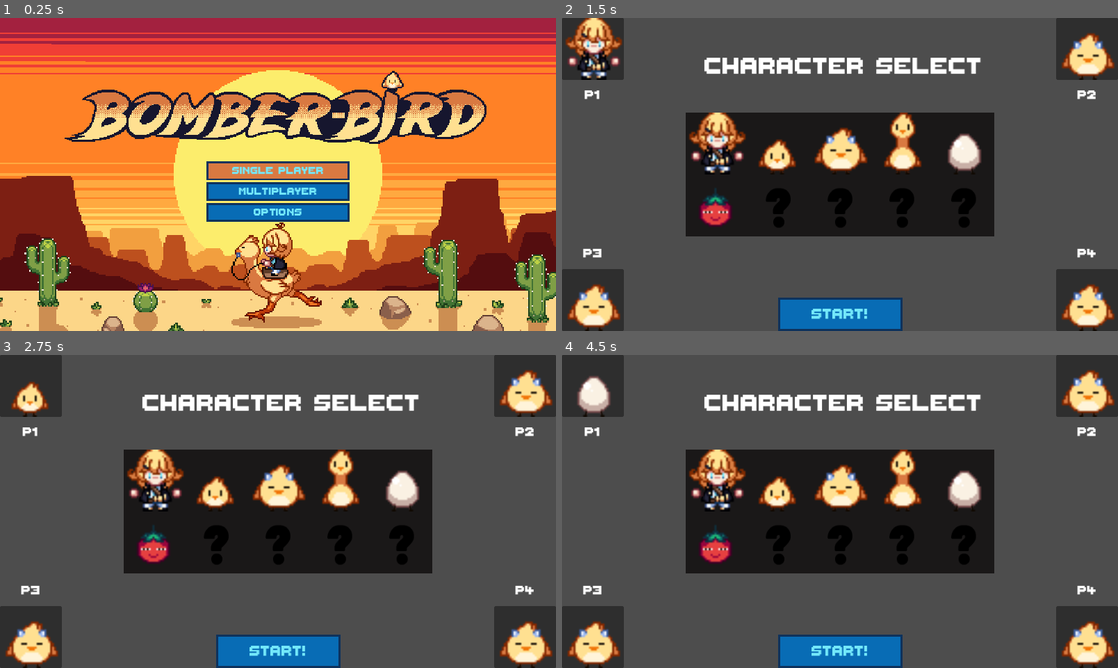
Above: before the commit, frames 1-4 (two rows, left to right).
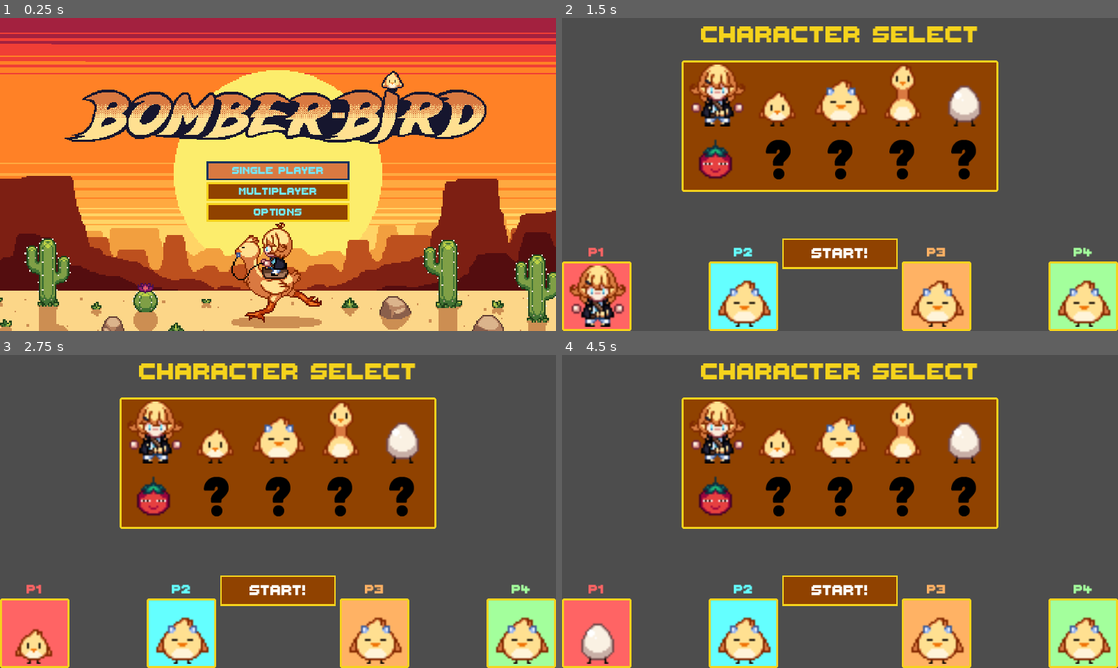
Above: after the commit, the same moments.

Repository: Dragoon-Project-Squad/bomberbird
Game: Godot game, scene res://scenes/main_menu.tscn
Two runs of this game, one before a commit and one after it. Both use one fixed random seed, a clock stepped at 60 frames per second and the inputs below. Sound files missing from this copy of the repository are replaced by a short silence.
Inputs (mouse positions are in pixels of both pictures, inside the frame that each line leads up to; where the layout moved, square brackets give the same spot in the first picture):
- Up to frame 1 (0.25 s): no input
- Up to frame 2 (1.5 s): click "Multiplayer" at 0.5 s; click (717, 96) [717, 143] at 1.25 s
- Up to frame 3 (2.75 s): click (216, 433) [216, 480] at 2 s
- Up to frame 4 (4.5 s): click (840, 433) [840, 480] at 2.75 s; click (901, 433) [901, 480] at 3.5 s; click (962, 433) [962, 480] at 4.25 s

The runs differ from the first frame. In frame 1, 2.9% of the frame differs, in the area x 37-63%, y 52-66%; in frame 2, 54%, in the area x 0-100%, y 0-100%; in frame 3, 53%; in frame 4, 54%.

Commit message:
added p1-4 themes

Diff:
--- a/assets/styles/main_menu_style.tres
+++ b/assets/styles/main_menu_style.tres
@@ -1,10 +1,10 @@
 [gd_resource type="StyleBoxFlat" format=3 uid="uid://c07q8xvjxkea6"]
 
 [resource]
-bg_color = Color(0.0313726, 0.423529, 0.709804, 1)
+bg_color = Color(0.564706, 0.258824, 0, 1)
 border_width_left = 4
 border_width_top = 4
 border_width_right = 4
 border_width_bottom = 4
-border_color = Color(0.054902, 0.196078, 0.360784, 1)
+border_color = Color(0.960784, 0.827451, 0.109804, 1)
 anti_aliasing = false
--- /dev/null
+++ b/assets/styles/p1_theme.tres
@@ -0,0 +1,42 @@
+[gd_resource type="Theme" load_steps=6 format=3 uid="uid://daiugwilpqkfb"]
+
+[ext_resource type="StyleBox" uid="uid://dah145apm30c3" path="res://assets/styles/main_menu_select_style.tres" id="1_vexle"]
+[ext_resource type="StyleBox" uid="uid://c07q8xvjxkea6" path="res://assets/styles/main_menu_style.tres" id="2_65ti6"]
+[ext_resource type="FontFile" uid="uid://do0laogygl6cd" path="res://assets/fonts/ThaleahFat.ttf" id="3_0eakr"]
+
+[sub_resource type="StyleBoxFlat" id="StyleBoxFlat_i3mhc"]
+bg_color = Color(1, 0.392157, 0.392157, 1)
+border_width_left = 4
+border_width_top = 4
+border_width_right = 4
+border_width_bottom = 4
+border_color = Color(0.960784, 0.827451, 0.109804, 1)
+corner_radius_top_left = 4
+corner_radius_top_right = 4
+corner_radius_bottom_right = 4
+corner_radius_bottom_left = 4
+
+[sub_resource type="StyleBoxFlat" id="StyleBoxFlat_wbtmv"]
+bg_color = Color(0.117647, 0.0313726, 0, 1)
+border_width_left = 4
+border_width_top = 4
+border_width_right = 4
+border_width_bottom = 4
+border_color = Color(0.960784, 0.827451, 0.109804, 1)
+corner_radius_top_left = 4
+corner_radius_top_right = 4
+corner_radius_bottom_right = 4
+corner_radius_bottom_left = 4
+
+[resource]
+Button/colors/font_color = Color(0.45098, 0.909804, 0.980392, 1)
+Button/colors/font_focus_color = Color(0.45098, 0.909804, 0.980392, 1)
+Button/colors/font_hover_color = Color(0.45098, 0.909804, 0.980392, 1)
+Button/colors/icon_normal_color = Color(0.45098, 0.909804, 0.980392, 1)
+Button/font_sizes/font_size = 32
+Button/styles/focus = ExtResource("1_vexle")
+Button/styles/hover = ExtResource("1_vexle")
+Button/styles/normal = ExtResource("2_65ti6")
+Label/fonts/font = ExtResource("3_0eakr")
+Panel/styles/panel = SubResource("StyleBoxFlat_i3mhc")
+PanelContainer/styles/panel = SubResource("StyleBoxFlat_wbtmv")
--- /dev/null
+++ b/assets/styles/p2_theme.tres
@@ -0,0 +1,43 @@
+[gd_resource type="Theme" load_steps=6 format=3 uid="uid://mgo0myhb1wa2"]
+
+[ext_resource type="StyleBox" uid="uid://dah145apm30c3" path="res://assets/styles/main_menu_select_style.tres" id="1_n8xt8"]
+[ext_resource type="StyleBox" uid="uid://c07q8xvjxkea6" path="res://assets/styles/main_menu_style.tres" id="2_4chk0"]
+[ext_resource type="FontFile" uid="uid://do0laogygl6cd" path="res://assets/fonts/ThaleahFat.ttf" id="3_1ofl6"]
+
+[sub_resource type="StyleBoxFlat" id="StyleBoxFlat_i3mhc"]
+bg_color = Color(0.392157, 1, 1, 1)
+border_width_left = 4
+border_width_top = 4
+border_width_right = 4
+border_width_bottom = 4
+border_color = Color(0.960784, 0.827451, 0.109804, 1)
+corner_radius_top_left = 4
+corner_radius_top_right = 4
+corner_radius_bottom_right = 4
+corner_radius_bottom_left = 4
+
+[sub_resource type="StyleBoxFlat" id="StyleBoxFlat_wbtmv"]
+bg_color = Color(0.117647, 0.0313726, 0, 1)
+border_width_left = 4
+border_width_top = 4
+border_width_right = 4
+border_width_bottom = 4
+border_color = Color(0.960784, 0.827451, 0.109804, 1)
+corner_radius_top_left = 4
+corner_radius_top_right = 4
+corner_radius_bottom_right = 4
+corner_radius_bottom_left = 4
+
+[resource]
+Button/colors/font_color = Color(0.45098, 0.909804, 0.980392, 1)
+Button/colors/font_focus_color = Color(0.45098, 0.909804, 0.980392, 1)
+Button/colors/font_hover_color = Color(0.45098, 0.909804, 0.980392, 1)
+Button/colors/icon_normal_color = Color(0.45098, 0.909804, 0.980392, 1)
+Button/font_sizes/font_size = 32
+Button/fonts/font = ExtResource("3_1ofl6")
+Button/styles/focus = ExtResource("1_n8xt8")
+Button/styles/hover = ExtResource("1_n8xt8")
+Button/styles/normal = ExtResource("2_4chk0")
+Label/fonts/font = ExtResource("3_1ofl6")
+Panel/styles/panel = SubResource("StyleBoxFlat_i3mhc")
+PanelContainer/styles/panel = SubResource("StyleBoxFlat_wbtmv")
--- /dev/null
+++ b/assets/styles/p3_theme.tres
@@ -0,0 +1,43 @@
+[gd_resource type="Theme" load_steps=6 format=3 uid="uid://cl8wtaydjqfvh"]
+
+[ext_resource type="FontFile" uid="uid://do0laogygl6cd" path="res://assets/fonts/ThaleahFat.ttf" id="1_15lmq"]
+[ext_resource type="StyleBox" uid="uid://dah145apm30c3" path="res://assets/styles/main_menu_select_style.tres" id="2_knduh"]
+[ext_resource type="StyleBox" uid="uid://c07q8xvjxkea6" path="res://assets/styles/main_menu_style.tres" id="3_mhklq"]
+
+[sub_resource type="StyleBoxFlat" id="StyleBoxFlat_i3mhc"]
+bg_color = Color(1, 0.698039, 0.392157, 1)
+border_width_left = 4
+border_width_top = 4
+border_width_right = 4
+border_width_bottom = 4
+border_color = Color(0.960784, 0.827451, 0.109804, 1)
+corner_radius_top_left = 4
+corner_radius_top_right = 4
+corner_radius_bottom_right = 4
+corner_radius_bottom_left = 4
+
+[sub_resource type="StyleBoxFlat" id="StyleBoxFlat_wbtmv"]
+bg_color = Color(0.117647, 0.0313726, 0, 1)
+border_width_left = 4
+border_width_top = 4
+border_width_right = 4
+border_width_bottom = 4
+border_color = Color(0.960784, 0.827451, 0.109804, 1)
+corner_radius_top_left = 4
+corner_radius_top_right = 4
+corner_radius_bottom_right = 4
+corner_radius_bottom_left = 4
+
+[resource]
+Button/colors/font_color = Color(0.45098, 0.909804, 0.980392, 1)
+Button/colors/font_focus_color = Color(0.45098, 0.909804, 0.980392, 1)
+Button/colors/font_hover_color = Color(0.45098, 0.909804, 0.980392, 1)
+Button/colors/icon_normal_color = Color(0.45098, 0.909804, 0.980392, 1)
+Button/font_sizes/font_size = 32
+Button/fonts/font = ExtResource("1_15lmq")
+Button/styles/focus = ExtResource("2_knduh")
+Button/styles/hover = ExtResource("2_knduh")
+Button/styles/normal = ExtResource("3_mhklq")
+Label/fonts/font = ExtResource("1_15lmq")
+Panel/styles/panel = SubResource("StyleBoxFlat_i3mhc")
+PanelContainer/styles/panel = SubResource("StyleBoxFlat_wbtmv")
--- /dev/null
+++ b/assets/styles/p4_theme.tres
@@ -0,0 +1,43 @@
+[gd_resource type="Theme" load_steps=6 format=3 uid="uid://cli1h01aks14k"]
+
+[ext_resource type="FontFile" uid="uid://do0laogygl6cd" path="res://assets/fonts/ThaleahFat.ttf" id="1_xf048"]
+[ext_resource type="StyleBox" uid="uid://dah145apm30c3" path="res://assets/styles/main_menu_select_style.tres" id="2_m741j"]
+[ext_resource type="StyleBox" uid="uid://c07q8xvjxkea6" path="res://assets/styles/main_menu_style.tres" id="3_yfg86"]
+
+[sub_resource type="StyleBoxFlat" id="StyleBoxFlat_i3mhc"]
+bg_color = Color(0.639216, 1, 0.611765, 1)
+border_width_left = 4
+border_width_top = 4
+border_width_right = 4
+border_width_bottom = 4
+border_color = Color(0.960784, 0.827451, 0.109804, 1)
+corner_radius_top_left = 4
+corner_radius_top_right = 4
+corner_radius_bottom_right = 4
+corner_radius_bottom_left = 4
+
+[sub_resource type="StyleBoxFlat" id="StyleBoxFlat_wbtmv"]
+bg_color = Color(0.117647, 0.0313726, 0, 1)
+border_width_left = 4
+border_width_top = 4
+border_width_right = 4
+border_width_bottom = 4
+border_color = Color(0.960784, 0.827451, 0.109804, 1)
+corner_radius_top_left = 4
+corner_radius_top_right = 4
+corner_radius_bottom_right = 4
+corner_radius_bottom_left = 4
+
+[resource]
+Button/colors/font_color = Color(0.45098, 0.909804, 0.980392, 1)
+Button/colors/font_focus_color = Color(0.45098, 0.909804, 0.980392, 1)
+Button/colors/font_hover_color = Color(0.45098, 0.909804, 0.980392, 1)
+Button/colors/icon_normal_color = Color(0.45098, 0.909804, 0.980392, 1)
+Button/font_sizes/font_size = 32
+Button/fonts/font = ExtResource("1_xf048")
+Button/styles/focus = ExtResource("2_m741j")
+Button/styles/hover = ExtResource("2_m741j")
+Button/styles/normal = ExtResource("3_yfg86")
+Label/fonts/font = ExtResource("1_xf048")
+Panel/styles/panel = SubResource("StyleBoxFlat_i3mhc")
+PanelContainer/styles/panel = SubResource("StyleBoxFlat_wbtmv")
--- /dev/null
+++ b/assets/styles/panel_theme.tres
@@ -0,0 +1,45 @@
+[gd_resource type="Theme" load_steps=6 format=3 uid="uid://bgj72vffexht"]
+
+[ext_resource type="StyleBox" uid="uid://dah145apm30c3" path="res://assets/styles/main_menu_select_style.tres" id="1_2m2b1"]
+[ext_resource type="StyleBox" uid="uid://c07q8xvjxkea6" path="res://assets/styles/main_menu_style.tres" id="2_4uign"]
+[ext_resource type="FontFile" uid="uid://do0laogygl6cd" path="res://assets/fonts/ThaleahFat.ttf" id="3_5xwbq"]
+
+[sub_resource type="StyleBoxFlat" id="StyleBoxFlat_i3mhc"]
+bg_color = Color(0.565632, 0.259452, 9.62615e-08, 1)
+border_width_left = 4
+border_width_top = 4
+border_width_right = 4
+border_width_bottom = 4
+border_color = Color(0.960784, 0.827451, 0.109804, 1)
+corner_radius_top_left = 4
+corner_radius_top_right = 4
+corner_radius_bottom_right = 4
+corner_radius_bottom_left = 4
+
+[sub_resource type="StyleBoxFlat" id="StyleBoxFlat_wbtmv"]
+bg_color = Color(0.117647, 0.0313726, 0, 1)
+border_width_left = 4
+border_width_top = 4
+border_width_right = 4
+border_width_bottom = 4
+border_color = Color(0.960784, 0.827451, 0.109804, 1)
+corner_radius_top_left = 4
+corner_radius_top_right = 4
+corner_radius_bottom_right = 4
+corner_radius_bottom_left = 4
+
+[resource]
+default_font = ExtResource("3_5xwbq")
+Button/colors/font_color = Color(1, 1, 1, 1)
+Button/colors/font_focus_color = Color(0.84051, 0.720989, 0.0410765, 1)
+Button/colors/font_hover_color = Color(0.960784, 0.827451, 0.109804, 1)
+Button/colors/icon_normal_color = Color(0.45098, 0.909804, 0.980392, 1)
+Button/font_sizes/font_size = 32
+Button/fonts/font = ExtResource("3_5xwbq")
+Button/styles/focus = ExtResource("1_2m2b1")
+Button/styles/hover = ExtResource("1_2m2b1")
+Button/styles/normal = ExtResource("2_4uign")
+Label/colors/font_color = Color(0.960784, 0.827451, 0.109804, 1)
+Label/fonts/font = ExtResource("3_5xwbq")
+Panel/styles/panel = SubResource("StyleBoxFlat_i3mhc")
+PanelContainer/styles/panel = SubResource("StyleBoxFlat_wbtmv")
--- a/scenes/lobby.tscn
+++ b/scenes/lobby.tscn
@@ -1,9 +1,12 @@
-[gd_scene load_steps=11 format=3 uid="uid://jhdlqsokif5o"]
+[gd_scene load_steps=14 format=3 uid="uid://jhdlqsokif5o"]
 
 [ext_resource type="Script" path="res://scripts/lobby.gd" id="1"]
+[ext_resource type="Theme" uid="uid://cli1h01aks14k" path="res://assets/styles/p4_theme.tres" id="2_0e6h4"]
+[ext_resource type="Theme" uid="uid://bgj72vffexht" path="res://assets/styles/panel_theme.tres" id="2_0k5fb"]
 [ext_resource type="Texture2D" uid="uid://d06cvn5qmuvfv" path="res://assets/css/dokibh.png" id="2_6aldq"]
-[ext_resource type="Theme" uid="uid://wfdn1qbkwu46" path="res://assets/styles/main_menu_theme.tres" id="2_np2ya"]
-[ext_resource type="Texture2D" uid="uid://c4a21atlabdbr" path="res://assets/css/greyrect.png" id="2_p88hc"]
+[ext_resource type="Theme" uid="uid://daiugwilpqkfb" path="res://assets/styles/p1_theme.tres" id="2_babbl"]
+[ext_resource type="Theme" uid="uid://mgo0myhb1wa2" path="res://assets/styles/p2_theme.tres" id="2_gq3vq"]
+[ext_resource type="Theme" uid="uid://cl8wtaydjqfvh" path="res://assets/styles/p3_theme.tres" id="2_vh36m"]
 [ext_resource type="Texture2D" uid="uid://dc6n600vfnmgp" path="res://assets/css/eggoon.png" id="3_lsque"]
 [ext_resource type="Texture2D" uid="uid://bb8yee4kwa6dt" path="res://assets/css/normalgoon.png" id="3_xvjye"]
 [ext_resource type="Texture2D" uid="uid://d3cn5or0vkn23" path="res://assets/css/chonkgoon.png" id="4_228fn"]
@@ -32,7 +35,7 @@
 offset_right = 256.0
 offset_bottom = 178.0
 grow_vertical = 2
-theme = ExtResource("2_np2ya")
+theme = ExtResource("2_0e6h4")
 
 [node name="AICountContainer" type="HSplitContainer" parent="Options"]
 layout_mode = 0
@@ -65,7 +68,7 @@
 grow_vertical = 2
 size_flags_horizontal = 2
 size_flags_vertical = 2
-theme = ExtResource("2_np2ya")
+theme = ExtResource("2_0e6h4")
 
 [node name="Label" type="Label" parent="Players"]
 layout_mode = 0
@@ -132,7 +135,7 @@
 grow_vertical = 2
 size_flags_horizontal = 2
 size_flags_vertical = 2
-theme = ExtResource("2_np2ya")
+theme = ExtResource("2_0e6h4")
 
 [node name="NameLabel" type="Label" parent="Connect"]
 layout_mode = 0
@@ -214,28 +217,34 @@
 anchors_preset = 0
 offset_right = 1152.0
 offset_bottom = 648.0
-theme = ExtResource("2_np2ya")
 
 [node name="P1" type="Panel" parent="CSS/CSSPlayers"]
 layout_mode = 0
-offset_right = 128.0
-offset_bottom = 128.0
-theme = ExtResource("2_np2ya")
+offset_top = 504.0
+offset_right = 144.0
+offset_bottom = 648.0
+theme = ExtResource("2_babbl")
 
 [node name="Image" type="TextureRect" parent="CSS/CSSPlayers/P1"]
 layout_mode = 0
-offset_right = 128.0
-offset_bottom = 128.0
-theme = ExtResource("2_np2ya")
+offset_left = 8.0
+offset_top = 8.0
+offset_right = 136.0
+offset_bottom = 136.0
 texture = ExtResource("4_228fn")
 expand_mode = 2
 
 [node name="Text" type="Label" parent="CSS/CSSPlayers/P1"]
-layout_mode = 0
-offset_top = 128.0
-offset_right = 128.0
-offset_bottom = 192.0
-theme = ExtResource("2_np2ya")
+layout_mode = 1
+anchors_preset = 5
+anchor_left = 0.5
+anchor_right = 0.5
+offset_left = -64.0
+offset_top = -37.0
+offset_right = 64.0
+grow_horizontal = 2
+theme = ExtResource("2_0e6h4")
+theme_override_colors/font_color = Color(1, 0.392157, 0.392157, 1)
 theme_override_font_sizes/font_size = 40
 text = "P1"
 horizontal_alignment = 1
@@ -243,21 +252,30 @@
 
 [node name="P2" type="Panel" parent="CSS/CSSPlayers"]
 layout_mode = 0
-offset_left = 1024.0
-offset_right = 1152.0
-offset_bottom = 128.0
+offset_left = 304.0
+offset_top = 504.0
+offset_right = 448.0
+offset_bottom = 648.0
+theme = ExtResource("2_gq3vq")
 
 [node name="Image" type="TextureRect" parent="CSS/CSSPlayers/P2"]
 layout_mode = 0
-offset_right = 128.0
-offset_bottom = 128.0
+offset_left = 8.0
+offset_top = 8.0
+offset_right = 136.0
+offset_bottom = 136.0
 texture = ExtResource("4_228fn")
 
 [node name="Text" type="Label" parent="CSS/CSSPlayers/P2"]
-layout_mode = 0
-offset_top = 128.0
-offset_right = 128.0
-offset_bottom = 192.0
+layout_mode = 1
+anchors_preset = 5
+anchor_left = 0.5
+anchor_right = 0.5
+offset_left = -64.0
+offset_top = -37.0
+offset_right = 64.0
+grow_horizontal = 2
+theme_override_colors/font_color = Color(0.392157, 1, 1, 1)
 theme_override_font_sizes/font_size = 40
 text = "P2"
 horizontal_alignment = 1
@@ -265,20 +283,26 @@
 
 [node name="P3" type="Panel" parent="CSS/CSSPlayers"]
 layout_mode = 0
-offset_top = 520.0
-offset_right = 128.0
-offset_bottom = 648.0
+offset_left = 704.0
+offset_top = 504.0
+offset_right = 848.0
+offset_bottom = 648.0
+theme = ExtResource("2_vh36m")
 
 [node name="Image" type="TextureRect" parent="CSS/CSSPlayers/P3"]
 layout_mode = 0
-offset_right = 128.0
-offset_bottom = 128.0
+offset_left = 8.0
+offset_top = 8.0
+offset_right = 136.0
+offset_bottom = 136.0
 texture = ExtResource("4_228fn")
 
 [node name="Text" type="Label" parent="CSS/CSSPlayers/P3"]
 layout_mode = 0
-offset_top = -64.0
-offset_right = 128.0
+offset_left = 8.0
+offset_top = -37.0
+offset_right = 136.0
+theme_override_colors/font_color = Color(1, 0.698039, 0.392157, 1)
 theme_override_font_sizes/font_size = 40
 text = "P3"
 horizontal_alignment = 1
@@ -286,156 +310,162 @@
 
 [node name="P4" type="Panel" parent="CSS/CSSPlayers"]
 layout_mode = 0
-offset_left = 1024.0
-offset_top = 520.0
+offset_left = 1008.0
+offset_top = 504.0
 offset_right = 1152.0
 offset_bottom = 648.0
+theme = ExtResource("2_0e6h4")
 
 [node name="Image" type="TextureRect" parent="CSS/CSSPlayers/P4"]
 layout_mode = 0
-offset_right = 128.0
-offset_bottom = 128.0
+offset_left = 8.0
+offset_top = 8.0
+offset_right = 136.0
+offset_bottom = 136.0
 texture = ExtResource("4_228fn")
 
 [node name="Text" type="Label" parent="CSS/CSSPlayers/P4"]
 layout_mode = 0
-offset_top = -64.0
-offset_right = 128.0
+offset_left = 8.0
+offset_top = -37.0
+offset_right = 136.0
+theme_override_colors/font_color = Color(0.639216, 1, 0.611765, 1)
 theme_override_font_sizes/font_size = 40
 text = "P4"
 horizontal_alignment = 1
 vertical_alignment = 1
 
-[node name="CSSPanel" type="TextureRect" parent="CSS"]
-layout_mode = 1
-anchors_preset = 8
-anchor_left = 0.5
-anchor_top = 0.5
-anchor_right = 0.5
-anchor_bottom = 0.5
-offset_left = -320.0
-offset_top = -128.0
-offset_right = 320.0
-offset_bottom = 128.0
-grow_horizontal = 2
-grow_vertical = 2
-texture = ExtResource("2_p88hc")
-
-[node name="dokibird" type="TextureButton" parent="CSS/CSSPanel"]
-layout_mode = 2
-offset_right = 32.0
-offset_bottom = 32.0
+[node name="Label" type="Label" parent="CSS"]
+layout_mode = 1
+anchors_preset = 5
+anchor_left = 0.5
+anchor_right = 0.5
+offset_left = -288.5
+offset_right = 288.5
+offset_bottom = 69.0
+grow_horizontal = 2
+theme = ExtResource("2_0k5fb")
+theme_override_font_sizes/font_size = 75
+text = "CHARACTER SELECT"
+horizontal_alignment = 1
+vertical_alignment = 1
+
+[node name="Start" type="Button" parent="CSS"]
+layout_mode = 1
+anchors_preset = 7
+anchor_left = 0.5
+anchor_top = 1.0
+anchor_right = 0.5
+anchor_bottom = 1.0
+offset_left = -120.0
+offset_top = -192.0
+offset_right = 120.0
+offset_bottom = -128.0
+grow_horizontal = 2
+grow_vertical = 0
+size_flags_horizontal = 2
+size_flags_vertical = 2
+theme = ExtResource("2_0k5fb")
+theme_override_font_sizes/font_size = 46
+text = "START!"
+
+[node name="SkinPanel" type="Panel" parent="CSS"]
+layout_mode = 0
+offset_left = 248.0
+offset_top = 88.0
+offset_right = 904.0
+offset_bottom = 360.0
+theme = ExtResource("2_0k5fb")
+
+[node name="dokibird" type="TextureButton" parent="CSS/SkinPanel"]
+layout_mode = 2
+offset_left = 8.0
+offset_top = 8.0
+offset_right = 40.0
+offset_bottom = 40.0
 scale = Vector2(4, 4)
 texture_normal = ExtResource("2_6aldq")
 
-[node name="dragoon" type="TextureButton" parent="CSS/CSSPanel"]
-layout_mode = 2
-offset_left = 128.0
-offset_right = 160.0
-offset_bottom = 32.0
+[node name="dragoon" type="TextureButton" parent="CSS/SkinPanel"]
+layout_mode = 2
+offset_left = 136.0
+offset_top = 8.0
+offset_right = 168.0
+offset_bottom = 40.0
 scale = Vector2(4, 4)
 texture_normal = ExtResource("3_xvjye")
 
-[node name="chonkgoon" type="TextureButton" parent="CSS/CSSPanel"]
-layout_mode = 2
-offset_left = 256.0
-offset_right = 288.0
-offset_bottom = 32.0
+[node name="chonkgoon" type="TextureButton" parent="CSS/SkinPanel"]
+layout_mode = 2
+offset_left = 264.0
+offset_top = 8.0
+offset_right = 296.0
+offset_bottom = 40.0
 scale = Vector2(4, 4)
 texture_normal = ExtResource("4_228fn")
 
-[node name="longoon" type="TextureButton" parent="CSS/CSSPanel"]
-layout_mode = 2
-offset_left = 384.0
-offset_right = 416.0
-offset_bottom = 32.0
+[node name="longoon" type="TextureButton" parent="CSS/SkinPanel"]
+layout_mode = 2
+offset_left = 392.0
+offset_top = 8.0
+offset_right = 424.0
+offset_bottom = 40.0
 scale = Vector2(4, 4)
 texture_normal = ExtResource("5_adr2t")
 
-[node name="eggoon" type="TextureButton" parent="CSS/CSSPanel"]
-layout_mode = 2
-offset_left = 512.0
-offset_right = 544.0
-offset_bottom = 32.0
+[node name="eggoon" type="TextureButton" parent="CSS/SkinPanel"]
+layout_mode = 2
+offset_left = 520.0
+offset_top = 8.0
+offset_right = 552.0
+offset_bottom = 40.0
 scale = Vector2(4, 4)
 texture_normal = ExtResource("3_lsque")
 
-[node name="tomato" type="TextureButton" parent="CSS/CSSPanel"]
-layout_mode = 2
-offset_top = 128.0
-offset_right = 32.0
-offset_bottom = 160.0
+[node name="tomato" type="TextureButton" parent="CSS/SkinPanel"]
+layout_mode = 2
+offset_left = 8.0
+offset_top = 136.0
+offset_right = 40.0
+offset_bottom = 168.0
 scale = Vector2(4, 4)
 texture_normal = ExtResource("7_iu1o4")
 
-[node name="secret1" type="TextureButton" parent="CSS/CSSPanel"]
-layout_mode = 0
-offset_left = 128.0
-offset_top = 128.0
-offset_right = 228.0
-offset_bottom = 228.0
+[node name="secret1" type="TextureButton" parent="CSS/SkinPanel"]
+layout_mode = 0
+offset_left = 136.0
+offset_top = 136.0
+offset_right = 236.0
+offset_bottom = 236.0
 scale = Vector2(1.28, 1.28)
 texture_normal = ExtResource("9_f5vrd")
 
-[node name="secret2" type="TextureButton" parent="CSS/CSSPanel"]
-layout_mode = 0
-offset_left = 256.0
-offset_top = 128.0
-offset_right = 288.0
-offset_bottom = 160.0
+[node name="secret2" type="TextureButton" parent="CSS/SkinPanel"]
+layout_mode = 0
+offset_left = 264.0
+offset_top = 136.0
+offset_right = 364.0
+offset_bottom = 236.0
 scale = Vector2(1.28, 1.28)
 texture_normal = ExtResource("9_f5vrd")
 
-[node name="secret3" type="TextureButton" parent="CSS/CSSPanel"]
-layout_mode = 0
-offset_left = 384.0
-offset_top = 128.0
-offset_right = 484.0
-offset_bottom = 228.0
+[node name="secret3" type="TextureButton" parent="CSS/SkinPanel"]
+layout_mode = 0
+offset_left = 392.0
+offset_top = 136.0
+offset_right = 492.0
+offset_bottom = 236.0
 scale = Vector2(1.28, 1.28)
 texture_normal = ExtResource("9_f5vrd")
 
-[node name="secret4" type="TextureButton" parent="CSS/CSSPanel"]
-layout_mode = 0
-offset_left = 512.0
-offset_top = 128.0
-offset_right = 612.0
-offset_bottom = 228.0
+[node name="secret4" type="TextureButton" parent="CSS/SkinPanel"]
+layout_mode = 0
+offset_left = 520.0
+offset_top = 136.0
+offset_right = 620.0
+offset_bottom = 236.0
 scale = Vector2(1.28, 1.28)
 texture_normal = ExtResource("9_f5vrd")
-
-[node name="Label" type="Label" parent="CSS"]
-layout_mode = 1
-anchors_preset = 5
-anchor_left = 0.5
-anchor_right = 0.5
-offset_left = -440.0
-offset_right = 456.0
-offset_bottom = 200.0
-grow_horizontal = 2
-theme = ExtResource("2_np2ya")
-theme_override_font_sizes/font_size = 75
-text = "CHARACTER SELECT"
-horizontal_alignment = 1
-vertical_alignment = 1
-
-[node name="Start" type="Button" parent="CSS"]
-layout_mode = 1
-anchors_preset = 7
-anchor_left = 0.5
-anchor_top = 1.0
-anchor_right = 0.5
-anchor_bottom = 1.0
-offset_left = -128.0
-offset_top = -69.0
-offset_right = 129.0
-grow_horizontal = 2
-grow_vertical = 0
-size_flags_horizontal = 2
-size_flags_vertical = 2
-theme = ExtResource("2_np2ya")
-theme_override_font_sizes/font_size = 46
-text = "START!"
 
 [node name="Back" type="Button" parent="."]
 visible = false
@@ -446,7 +476,7 @@
 offset_bottom = 638.0
 focus_neighbor_top = NodePath("../Multiplayer")
 focus_neighbor_bottom = NodePath("../SinglePlayer")
-theme = ExtResource("2_np2ya")
+theme = ExtResource("2_0e6h4")
 theme_override_colors/font_focus_color = Color(1, 0, 0, 1)
 text = "Exit
 "
@@ -457,11 +487,11 @@
 [connection signal="pressed" from="Players/FindPublicIP" to="." method="_on_find_public_ip_pressed"]
 [connection signal="pressed" from="Connect/Host" to="." method="_on_host_pressed"]
 [connection signal="pressed" from="Connect/Join" to="." method="_on_join_pressed"]
-[connection signal="pressed" from="CSS/CSSPanel/dokibird" to="." method="_on_dokibird_pressed"]
-[connection signal="pressed" from="CSS/CSSPanel/dragoon" to="." method="_on_dragoon_pressed"]
-[connection signal="pressed" from="CSS/CSSPanel/chonkgoon" to="." method="_on_chonkgoon_pressed"]
-[connection signal="pressed" from="CSS/CSSPanel/longoon" to="." method="_on_longoon_pressed"]
-[connection signal="pressed" from="CSS/CSSPanel/eggoon" to="." method="_on_eggoon_pressed"]
-[connection signal="pressed" from="CSS/CSSPanel/tomato" to="." method="_on_tomato_pressed"]
 [connection signal="pressed" from="CSS/Start" to="." method="_on_start_pressed"]
+[connection signal="pressed" from="CSS/SkinPanel/dokibird" to="." method="_on_dokibird_pressed"]
+[connection signal="pressed" from="CSS/SkinPanel/dragoon" to="." method="_on_dragoon_pressed"]
+[connection signal="pressed" from="CSS/SkinPanel/chonkgoon" to="." method="_on_chonkgoon_pressed"]
+[connection signal="pressed" from="CSS/SkinPanel/longoon" to="." method="_on_longoon_pressed"]
+[connection signal="pressed" from="CSS/SkinPanel/eggoon" to="." method="_on_eggoon_pressed"]
+[connection signal="pressed" from="CSS/SkinPanel/tomato" to="." method="_on_tomato_pressed"]
 [connection signal="pressed" from="Back" to="." method="_on_back_pressed"]
--- a/scenes/world.tscn
+++ b/scenes/world.tscn
@@ -1,10 +1,11 @@
-[gd_scene load_steps=12 format=4 uid="uid://by3f5o7dyoqx4"]
+[gd_scene load_steps=13 format=4 uid="uid://by3f5o7dyoqx4"]
 
 [ext_resource type="TileSet" uid="uid://do2l6lpuotti8" path="res://assets/origtileset.tres" id="1"]
 [ext_resource type="Script" path="res://scripts/world.gd" id="1_q8w2t"]
 [ext_resource type="PackedScene" uid="uid://bao3yernlglws" path="res://scenes/breakable.tscn" id="2"]
 [ext_resource type="Script" path="res://scripts/score.gd" id="3"]
 [ext_resource type="FontFile" uid="uid://knb8u535cfkw" path="res://montserrat.otf" id="4"]
+[ext_resource type="Theme" uid="uid://wfdn1qbkwu46" path="res://assets/styles/main_menu_theme.tres" id="5_6aw7n"]
 [ext_resource type="Script" path="res://scripts/bomb_spawner.gd" id="6_ac5ja"]
 [ext_resource type="AudioStream" uid="uid://kkul2topsufx" path="res://sound/fx/bombdrop.wav" id="6_men6a"]
 [ext_resource type="Script" path="res://scripts/powerup_spawner.gd" id="8_2nlye"]
@@ -286,14 +287,14 @@
 script = ExtResource("3")
 
 [node name="Winner" type="Label" parent="."]
-visible = false
 offset_right = 1031.0
 offset_bottom = 617.0
 size_flags_horizontal = 2
 size_flags_vertical = 0
+theme = ExtResource("5_6aw7n")
 theme_override_constants/shadow_offset_x = 2
 theme_override_constants/shadow_offset_y = 2
-theme_override_fonts/font = ExtResource("4")
+theme_override_font_sizes/font_size = 40
 text = "THE WINNER IS:
 YOU"
 
